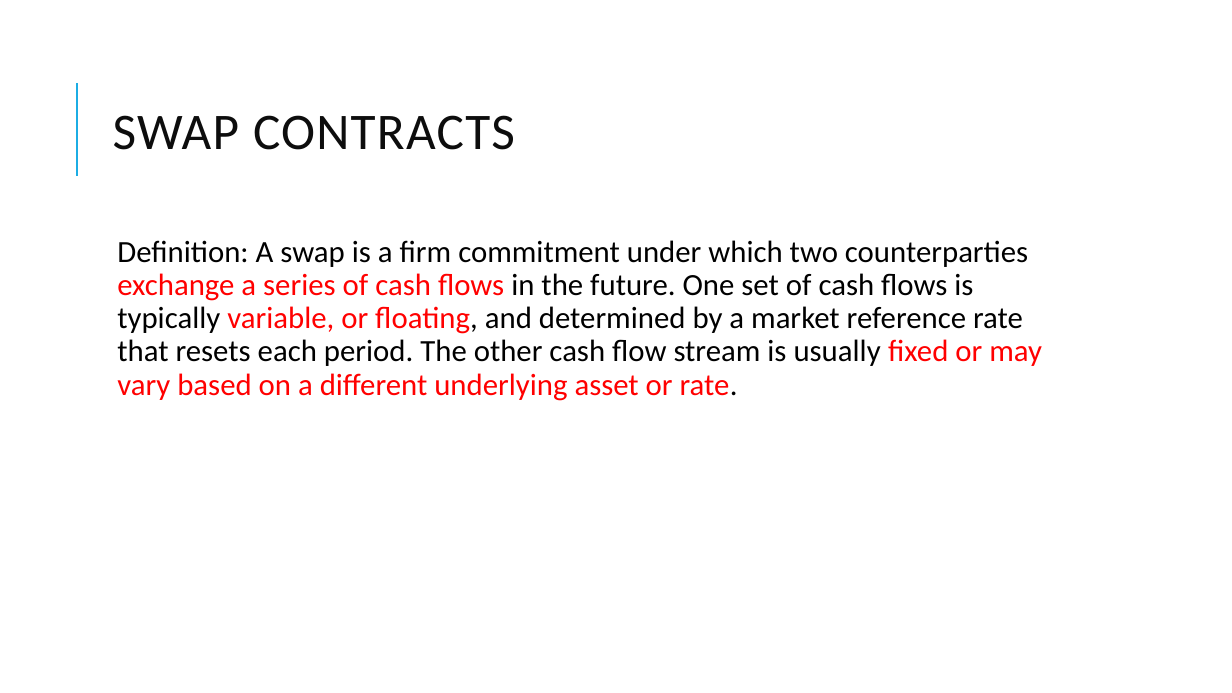
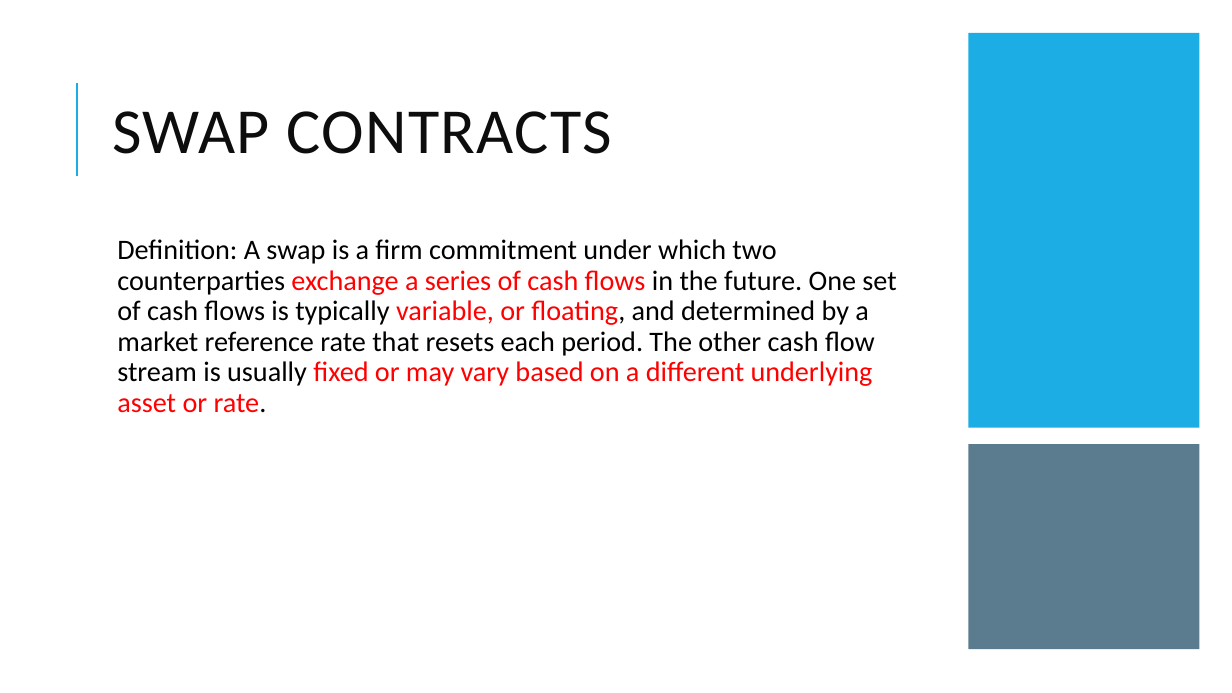
Before and after one commit to Isco0530/data, a slide deck: slide 19 of Derivatives.pptx. Drawn at 1232x693 pixels with LibreOffice and Linux fonts; fonts in the diff are those of the drawing. Boxes give left, top, right and bottom in pixels: in the first picture for what was removed or moved away, otherwise in the second. Text is boxed around its words. In the diff, an @@ line names an element or a change of style, - is before the commit and + after.

```diff
--- a/Derivatives.pptx
+++ b/Derivatives.pptx
@@ title "SWAP CONTRACTS" at [113, 111, 612, 154]: size 40 to 50 pt @@
@@ rectangle added at [969, 33, 1200, 428], fill #1CADE4 @@
@@ text "Definition: A swap is a ..." at [117, 239, 896, 413]: size 24 to 22 pt @@
@@ rectangle added at [969, 445, 1200, 650], fill #335B74 at 80% opacity @@
```
Also in this commit, not shown: 6 other slides changed.
